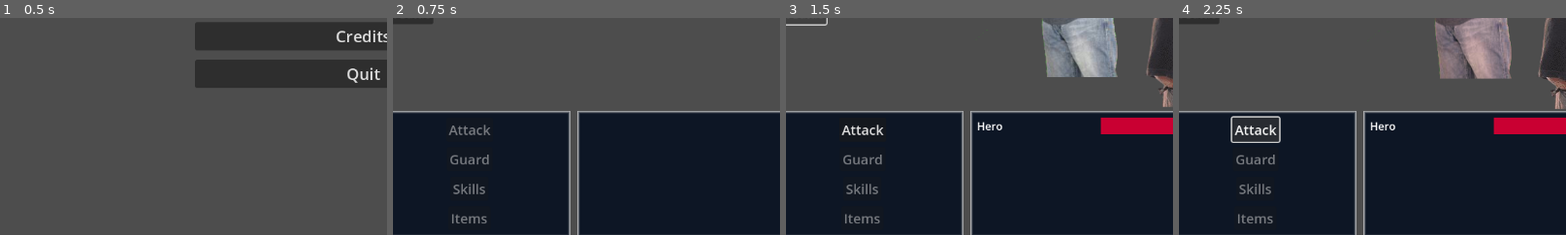
Above: before the commit, frames 1-4 (left to right).
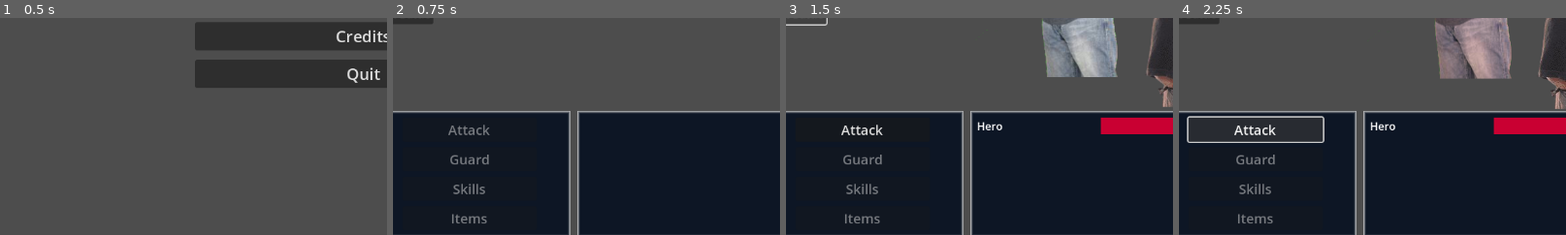
Above: after the commit, the same moments.

Repository: Marv0407/kotstulle-game
Game: Godot game, scene res://scenes/control.tscn
The game is run twice, just before and just after one commit, with the same random seed, the same clock (stepped at 60 frames per second) and the same inputs.
Inputs:
- Up to frame 1 (0.5 s): no input
- Up to frame 2 (0.75 s): click "Start New Game" at 0.5 s
- Up to frame 3 (1.5 s): click "Start Battle" at 1.25 s
- Up to frame 4 (2.25 s): click "Attack" at 2 s
The pictures show only the part of the screen within x 3-53%, y 50-100%; the shares and areas given below are measured in that part.

Frame 1 is identical in both runs. In frame 2, 0.2% of the frame differs, in the area x 14-26%, y 49-55%; in frame 3, 0.2%; in frame 4, 3.2%, in the area x 2-38%, y 45-58%.

Commit message:
Adjust button layout and style in BattleTest scene
Increased left and right margins in StyleBoxFlat for improved spacing. Updated button nodes to use vertical size flags instead of horizontal, and adjusted the 'Attack' button text for better alignment.

Diff:
--- a/scenes/BattleTest.tscn
+++ b/scenes/BattleTest.tscn
@@ -11,9 +11,9 @@
 [ext_resource type="Texture2D" uid="uid://c15f56jyfo8js" path="res://ressources/sprites/fire1.png" id="7_smx2l"]
 
 [sub_resource type="StyleBoxFlat" id="StyleBoxFlat_766wr"]
-content_margin_left = 10.0
+content_margin_left = 50.0
 content_margin_top = 10.0
-content_margin_right = 10.0
+content_margin_right = 50.0
 content_margin_bottom = 10.0
 bg_color = Color(0.050980393, 0.08627451, 0.14509805, 1)
 border_width_left = 4
@@ -97,21 +97,20 @@
 
 [node name="AttackBtn" type="Button" parent="DebugUI/CanvasLayer/PartyMenuContainer/ActionsContainer/ColorRect/VBoxContainer"]
 layout_mode = 2
-size_flags_horizontal = 4
-theme_override_font_sizes/font_size = 20
-disabled = true
-text = "Attack"
+size_flags_vertical = 3
+theme_override_font_sizes/font_size = 20
+disabled = true
+text = " Attack "
 
 [node name="GuardBtn" type="Button" parent="DebugUI/CanvasLayer/PartyMenuContainer/ActionsContainer/ColorRect/VBoxContainer"]
 layout_mode = 2
-size_flags_horizontal = 4
+size_flags_vertical = 3
 theme_override_font_sizes/font_size = 20
 disabled = true
 text = "Guard"
 
 [node name="SkillsBtn" type="Button" parent="DebugUI/CanvasLayer/PartyMenuContainer/ActionsContainer/ColorRect/VBoxContainer"]
 layout_mode = 2
-size_flags_horizontal = 4
 size_flags_vertical = 3
 theme_override_font_sizes/font_size = 20
 disabled = true
@@ -119,7 +118,6 @@
 
 [node name="ItemBtn" type="Button" parent="DebugUI/CanvasLayer/PartyMenuContainer/ActionsContainer/ColorRect/VBoxContainer"]
 layout_mode = 2
-size_flags_horizontal = 4
 size_flags_vertical = 3
 theme_override_font_sizes/font_size = 20
 disabled = true
